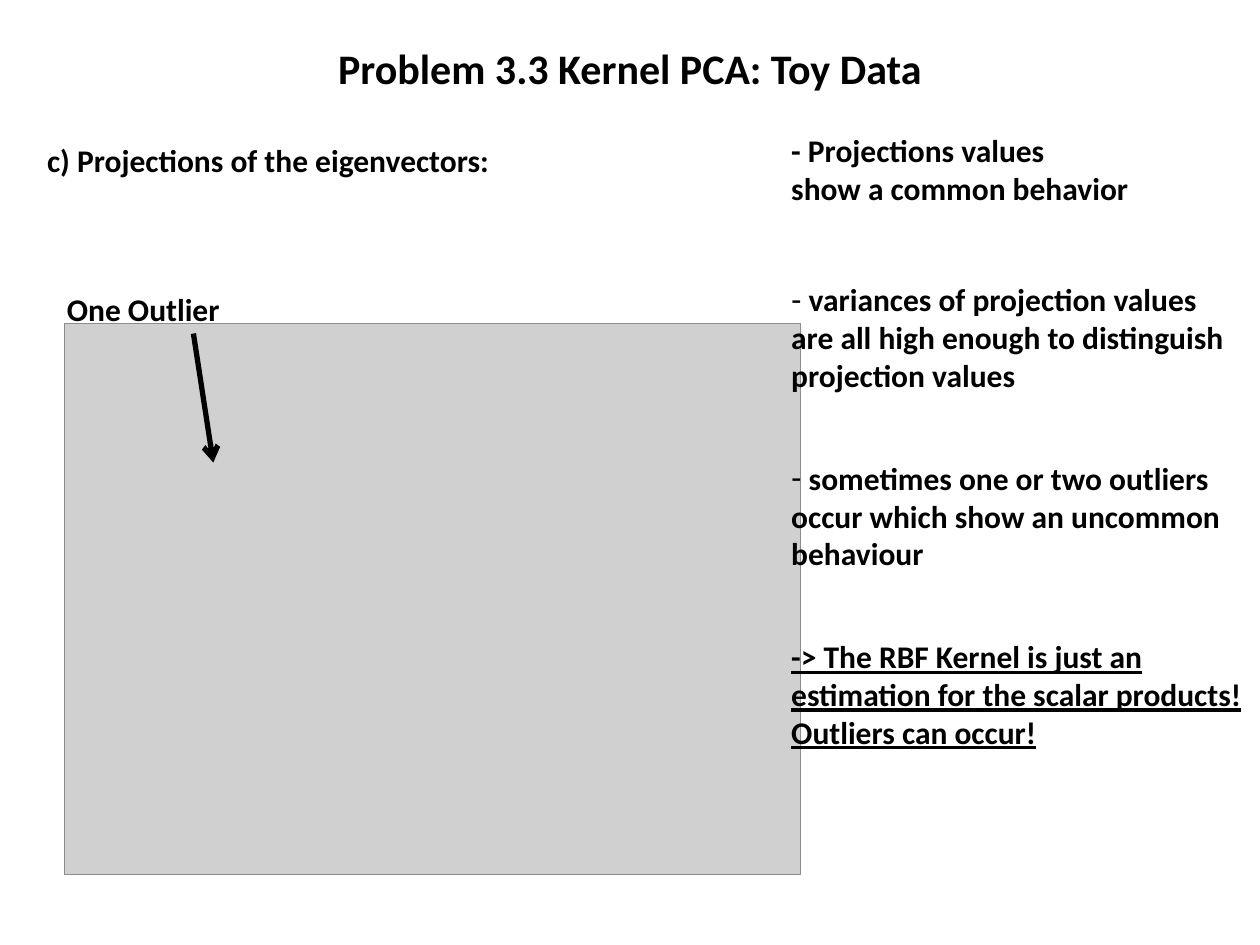
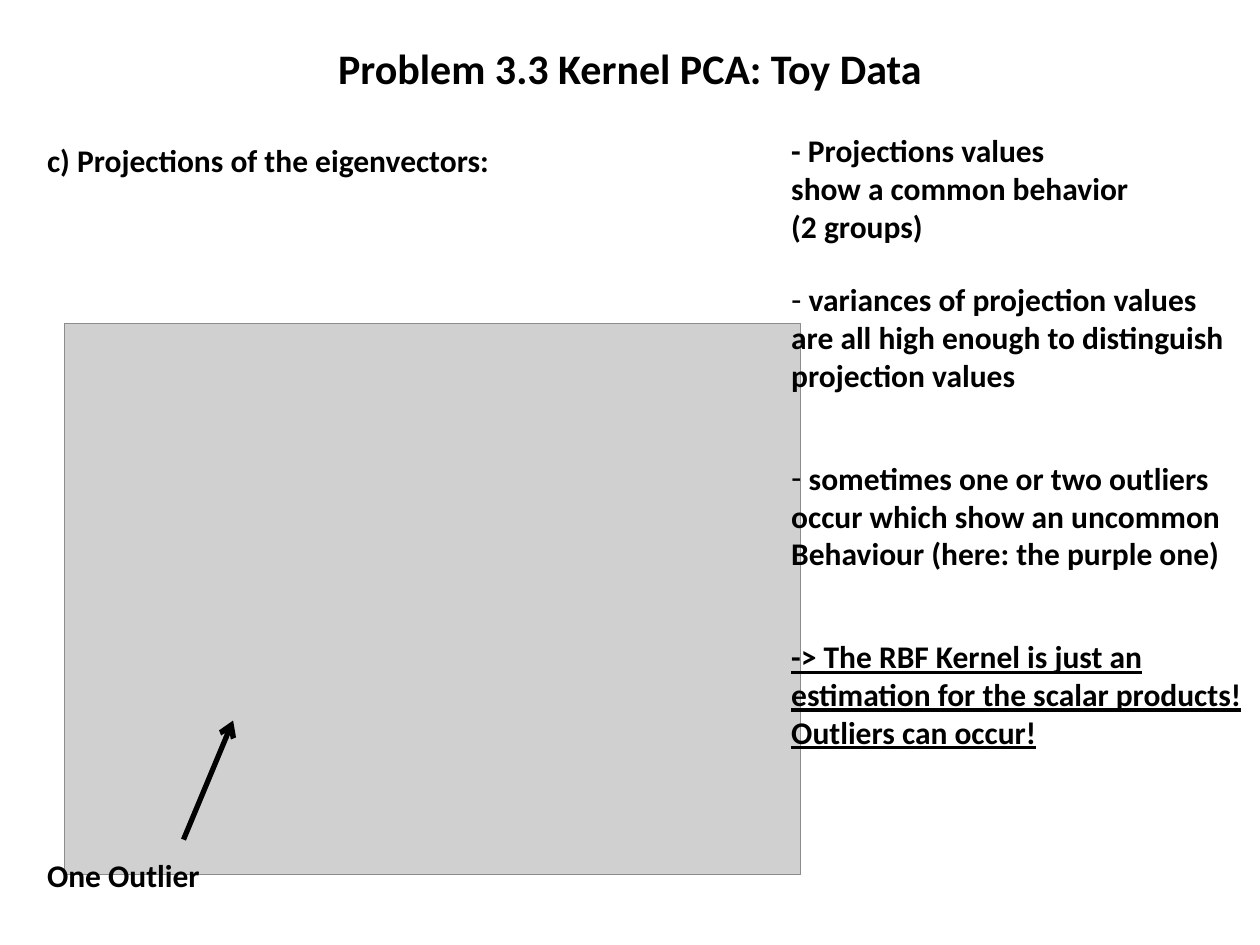
Before and after one commit to tillrohrmann/edu-tub-mi2, a slide deck: slide 18 of exercises/exercise3/Jens/Ergebnisse_Uebung3.pptx. Drawn at 1260x945 pixels with LibreOffice and Linux fonts; fonts in the diff are those of the drawing; grey boxes stand for pictures. Boxes give left, top, right and bottom in pixels: in the first picture for what was removed or moved away, otherwise in the second. Text is boxed around its words. In the diff, an @@ line names an element or a change of style, - is before the commit and + after.

```diff
--- a/exercises/exercise3/Jens/Ergebnisse_Uebung3.pptx
+++ b/exercises/exercise3/Jens/Ergebnisse_Uebung3.pptx
@@ text at (x1=791, y1=215, x2=923, y2=244): paragraph added @@
+(2 groups)
@@ text at (x1=791, y1=539, x2=1218, y2=573): text changed @@
-behaviour
+Behaviour (here: the purple one)
@@ arrow moved from (194, 334) - (213, 462) to (184, 839) - (233, 721) @@
@@ text "One Outlier" rewrapped from (x1=67, y1=299, x2=220, y2=329) to (x1=47, y1=860, x2=200, y2=894) @@
```
Also in this commit, not shown: 1 other slide changed, 2 other files.
